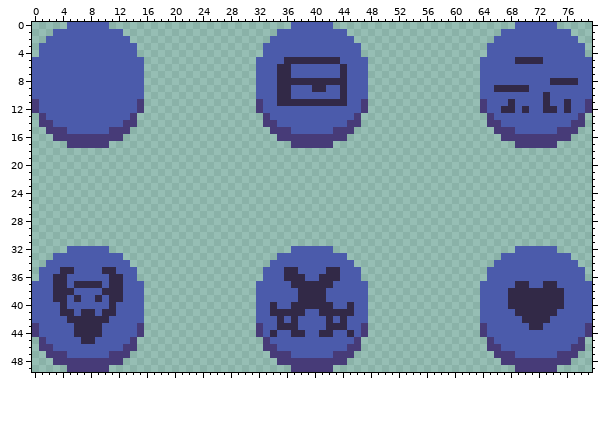
Sprite sheet, stored at Assets/Sprites/Icons.png. This is how it looked before the edit.
The file is 80x50 pixels.
Now the later version:
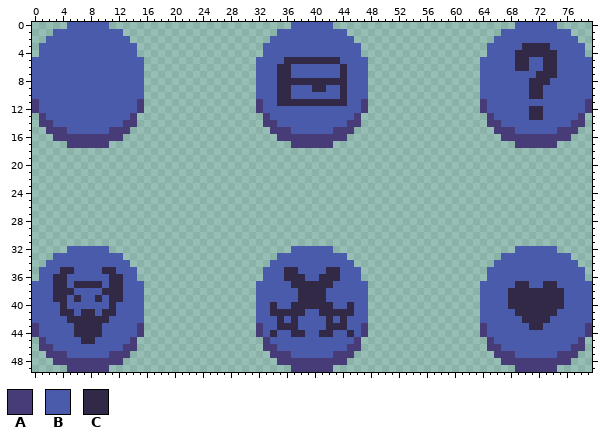
Palette (. is transparent): A #473b78  B #4b5bab  C #322947
Difference:
The author changed colour C to colour B in row 5 at x 71 to 72; in row 8 at x 74 to 77; in row 9 at x 66 to 70; in row 10 at x 73; in row 11 at x 68, 73 and 76; in row 12 at x 67 to 68, 70, 73 to 74 and 76.
The author changed colour B to colour C in row 3 at x 70 to 73; in row 4 at x 69 to 74; in row 5 at x 73 to 74; in row 6 at x 69 to 70 and 73 to 74; in row 7 at x 72 to 74; in row 8 at x 71 to 73.
The author changed colour B to colour C in rows 9 to 10 at x 71 to 72; in rows 12 to 13 at x 71 to 72.
Pixel boxes of the changes (left, top, right, bottom) in both pictures:
changed: (494, 43, 578, 120)
